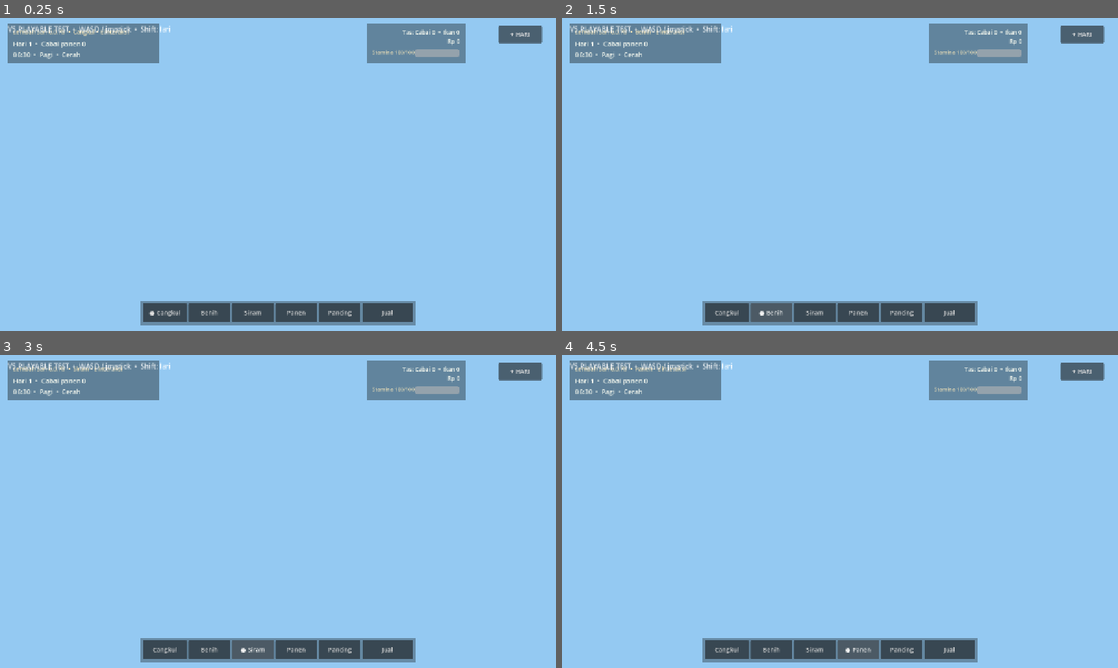
Above: before the commit, frames 1-4 (two rows, left to right).
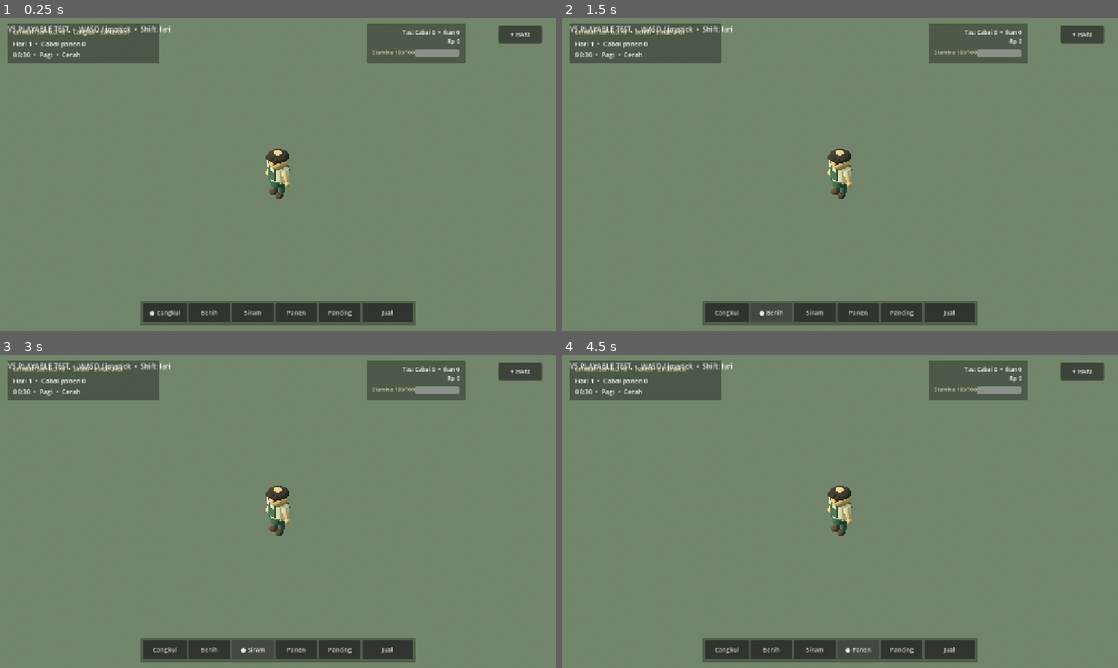
Above: after the commit, the same moments.

Repository: eneft/Lembah-sari
Game: Godot game, scene res://scenes/PlayableV5Test.tscn
Two runs of this game, one before a commit and one after it. Both use one fixed random seed, a clock stepped at 60 frames per second and the inputs below.
Inputs:
- Up to frame 1 (0.25 s): no input
- Up to frame 2 (1.5 s): click "● Cangkul" at 0.5 s; click "Benih" at 1.25 s
- Up to frame 3 (3 s): click "Cangkul" at 2 s; click "Siram" at 2.75 s
- Up to frame 4 (4.5 s): click "● Siram" at 3.5 s; click "Panen" at 4.25 s

The runs differ from the first frame. In frame 1, 100% of the frame differs, in the area x 0-100%, y 0-100%; in frame 2, 100%; in frame 3, 100%; in frame 4, 100%.
Error before the commit: Cannot call method 'look_at' on a null value. (res://scripts/player.gd:23)

Commit message:
chore(character): keep V2 isolated until visual approval

Diff:
--- a/scenes/Player.tscn
+++ b/scenes/Player.tscn
@@ -1,22 +1,261 @@
-[gd_scene load_steps=4 format=3]
+[gd_scene load_steps=24 format=3]
 
 [ext_resource type="Script" path="res://scripts/player.gd" id="1"]
-[ext_resource type="PackedScene" path="res://assets/models/player_character_v2.glb" id="2"]
 
 [sub_resource type="CapsuleShape3D" id="CapsuleShape"]
-radius = 0.30
-height = 1.52
+radius = 0.29
+height = 1.48
+
+[sub_resource type="CylinderMesh" id="TorsoMesh"]
+top_radius = 0.24
+bottom_radius = 0.31
+height = 0.56
+radial_segments = 12
+rings = 3
+
+[sub_resource type="StandardMaterial3D" id="ShirtMat"]
+albedo_color = Color(0.84, 0.78, 0.64, 1)
+roughness = 0.94
+
+[sub_resource type="CylinderMesh" id="WaistMesh"]
+top_radius = 0.30
+bottom_radius = 0.28
+height = 0.20
+radial_segments = 10
+
+[sub_resource type="StandardMaterial3D" id="PantsMat"]
+albedo_color = Color(0.18, 0.30, 0.27, 1)
+roughness = 0.95
+
+[sub_resource type="CylinderMesh" id="LegMesh"]
+top_radius = 0.105
+bottom_radius = 0.095
+height = 0.42
+radial_segments = 8
+
+[sub_resource type="CylinderMesh" id="SleeveMesh"]
+top_radius = 0.13
+bottom_radius = 0.115
+height = 0.22
+radial_segments = 10
+
+[sub_resource type="CapsuleMesh" id="ArmMesh"]
+radius = 0.075
+height = 0.38
+radial_segments = 8
+rings = 3
+
+[sub_resource type="StandardMaterial3D" id="SkinMat"]
+albedo_color = Color(0.82, 0.62, 0.44, 1)
+roughness = 0.9
+
+[sub_resource type="SphereMesh" id="HandMesh"]
+radius = 0.095
+height = 0.19
+radial_segments = 10
+rings = 5
+
+[sub_resource type="CapsuleMesh" id="ShoeMesh"]
+radius = 0.12
+height = 0.30
+radial_segments = 8
+rings = 3
+
+[sub_resource type="StandardMaterial3D" id="ShoeMat"]
+albedo_color = Color(0.23, 0.16, 0.11, 1)
+roughness = 0.97
+
+[sub_resource type="SphereMesh" id="HeadMesh"]
+radius = 0.31
+height = 0.62
+radial_segments = 14
+rings = 7
+
+[sub_resource type="SphereMesh" id="HairCapMesh"]
+radius = 0.325
+height = 0.40
+radial_segments = 12
+rings = 6
+
+[sub_resource type="SphereMesh" id="HairTuftMesh"]
+radius = 0.12
+height = 0.19
+radial_segments = 10
+rings = 5
+
+[sub_resource type="StandardMaterial3D" id="HairMat"]
+albedo_color = Color(0.12, 0.085, 0.06, 1)
+roughness = 0.98
+
+[sub_resource type="SphereMesh" id="BagMesh"]
+radius = 0.24
+height = 0.46
+radial_segments = 10
+rings = 5
+
+[sub_resource type="StandardMaterial3D" id="BagMat"]
+albedo_color = Color(0.49, 0.28, 0.14, 1)
+roughness = 0.96
+
+[sub_resource type="SphereMesh" id="EyeMesh"]
+radius = 0.0275
+height = 0.055
+radial_segments = 8
+rings = 4
+
+[sub_resource type="StandardMaterial3D" id="EyeMat"]
+albedo_color = Color(0.07, 0.05, 0.04, 1)
+roughness = 1.0
+
+[sub_resource type="BoxMesh" id="BibMesh"]
+size = Vector3(0.30, 0.28, 0.035)
+
+[sub_resource type="BoxMesh" id="StrapMesh"]
+size = Vector3(0.055, 0.39, 0.025)
 
 [node name="Player" type="CharacterBody3D"]
 script = ExtResource("1")
 
 [node name="CollisionShape3D" type="CollisionShape3D" parent="."]
-position = Vector3(0, 0.76, 0)
+position = Vector3(0, 0.74, 0)
 shape = SubResource("CapsuleShape")
 
 [node name="Visual" type="Node3D" parent="."]
 
-[node name="CharacterV2" parent="Visual" instance=ExtResource("2")]
+[node name="Torso" type="MeshInstance3D" parent="Visual"]
+position = Vector3(0, 0.93, 0)
+scale = Vector3(1, 1, 0.88)
+mesh = SubResource("TorsoMesh")
+material_override = SubResource("ShirtMat")
+
+[node name="Waist" type="MeshInstance3D" parent="Visual"]
+position = Vector3(0, 0.61, 0)
+mesh = SubResource("WaistMesh")
+material_override = SubResource("PantsMat")
+
+[node name="OverallBib" type="MeshInstance3D" parent="Visual"]
+position = Vector3(0, 0.92, 0.268)
+mesh = SubResource("BibMesh")
+material_override = SubResource("PantsMat")
+
+[node name="LeftOverallStrap" type="MeshInstance3D" parent="Visual"]
+position = Vector3(-0.115, 1.075, 0.255)
+rotation_degrees = Vector3(0, 0, -5)
+mesh = SubResource("StrapMesh")
+material_override = SubResource("PantsMat")
+
+[node name="RightOverallStrap" type="MeshInstance3D" parent="Visual"]
+position = Vector3(0.115, 1.075, 0.255)
+rotation_degrees = Vector3(0, 0, 5)
+mesh = SubResource("StrapMesh")
+material_override = SubResource("PantsMat")
+
+[node name="LeftLeg" type="MeshInstance3D" parent="Visual"]
+position = Vector3(-0.135, 0.34, 0)
+mesh = SubResource("LegMesh")
+material_override = SubResource("PantsMat")
+
+[node name="RightLeg" type="MeshInstance3D" parent="Visual"]
+position = Vector3(0.135, 0.34, 0)
+mesh = SubResource("LegMesh")
+material_override = SubResource("PantsMat")
+
+[node name="LeftShoe" type="MeshInstance3D" parent="Visual"]
+position = Vector3(-0.135, 0.12, 0.065)
+rotation_degrees = Vector3(90, 0, 0)
+scale = Vector3(1, 1, 0.82)
+mesh = SubResource("ShoeMesh")
+material_override = SubResource("ShoeMat")
+
+[node name="RightShoe" type="MeshInstance3D" parent="Visual"]
+position = Vector3(0.135, 0.12, 0.065)
+rotation_degrees = Vector3(90, 0, 0)
+scale = Vector3(1, 1, 0.82)
+mesh = SubResource("ShoeMesh")
+material_override = SubResource("ShoeMat")
+
+[node name="LeftSleeve" type="MeshInstance3D" parent="Visual"]
+position = Vector3(-0.305, 1.075, 0)
+rotation_degrees = Vector3(0, 0, -10)
+mesh = SubResource("SleeveMesh")
+material_override = SubResource("ShirtMat")
+
+[node name="RightSleeve" type="MeshInstance3D" parent="Visual"]
+position = Vector3(0.305, 1.075, 0)
+rotation_degrees = Vector3(0, 0, 10)
+mesh = SubResource("SleeveMesh")
+material_override = SubResource("ShirtMat")
+
+[node name="LeftArm" type="MeshInstance3D" parent="Visual"]
+position = Vector3(-0.355, 0.88, 0)
+rotation_degrees = Vector3(0, 0, -10)
+mesh = SubResource("ArmMesh")
+material_override = SubResource("SkinMat")
+
+[node name="RightArm" type="MeshInstance3D" parent="Visual"]
+position = Vector3(0.355, 0.88, 0)
+rotation_degrees = Vector3(0, 0, 10)
+mesh = SubResource("ArmMesh")
+material_override = SubResource("SkinMat")
+
+[node name="LeftHand" type="MeshInstance3D" parent="Visual"]
+position = Vector3(-0.395, 0.68, 0.012)
+mesh = SubResource("HandMesh")
+material_override = SubResource("SkinMat")
+
+[node name="RightHand" type="MeshInstance3D" parent="Visual"]
+position = Vector3(0.395, 0.68, 0.012)
+mesh = SubResource("HandMesh")
+material_override = SubResource("SkinMat")
+
+[node name="Head" type="MeshInstance3D" parent="Visual"]
+position = Vector3(0, 1.36, 0.012)
+scale = Vector3(1, 1, 0.94)
+mesh = SubResource("HeadMesh")
+material_override = SubResource("SkinMat")
+
+[node name="Hair" type="MeshInstance3D" parent="Visual"]
+position = Vector3(0, 1.505, -0.01)
+scale = Vector3(1.03, 0.72, 1.03)
+mesh = SubResource("HairCapMesh")
+material_override = SubResource("HairMat")
+
+[node name="HairTuftLeft" type="MeshInstance3D" parent="Visual"]
+position = Vector3(-0.13, 1.505, 0.255)
+rotation_degrees = Vector3(-18, 0, -18)
+scale = Vector3(1, 1, 0.68)
+mesh = SubResource("HairTuftMesh")
+material_override = SubResource("HairMat")
+
+[node name="HairTuftCenter" type="MeshInstance3D" parent="Visual"]
+position = Vector3(0, 1.535, 0.275)
+rotation_degrees = Vector3(-14, 0, 0)
+scale = Vector3(0.95, 1.05, 0.68)
+mesh = SubResource("HairTuftMesh")
+material_override = SubResource("HairMat")
+
+[node name="HairTuftRight" type="MeshInstance3D" parent="Visual"]
+position = Vector3(0.13, 1.505, 0.255)
+rotation_degrees = Vector3(-18, 0, 18)
+scale = Vector3(1, 1, 0.68)
+mesh = SubResource("HairTuftMesh")
+material_override = SubResource("HairMat")
+
+[node name="LeftEye" type="MeshInstance3D" parent="Visual"]
+position = Vector3(-0.105, 1.365, 0.294)
+mesh = SubResource("EyeMesh")
+material_override = SubResource("EyeMat")
+
+[node name="RightEye" type="MeshInstance3D" parent="Visual"]
+position = Vector3(0.105, 1.365, 0.294)
+mesh = SubResource("EyeMesh")
+material_override = SubResource("EyeMat")
+
+[node name="Backpack" type="MeshInstance3D" parent="Visual"]
+position = Vector3(0, 0.90, -0.285)
+scale = Vector3(0.88, 0.96, 0.48)
+mesh = SubResource("BagMesh")
+material_override = SubResource("BagMat")
 
 [node name="CameraRig" type="Node3D" parent="."]
 
